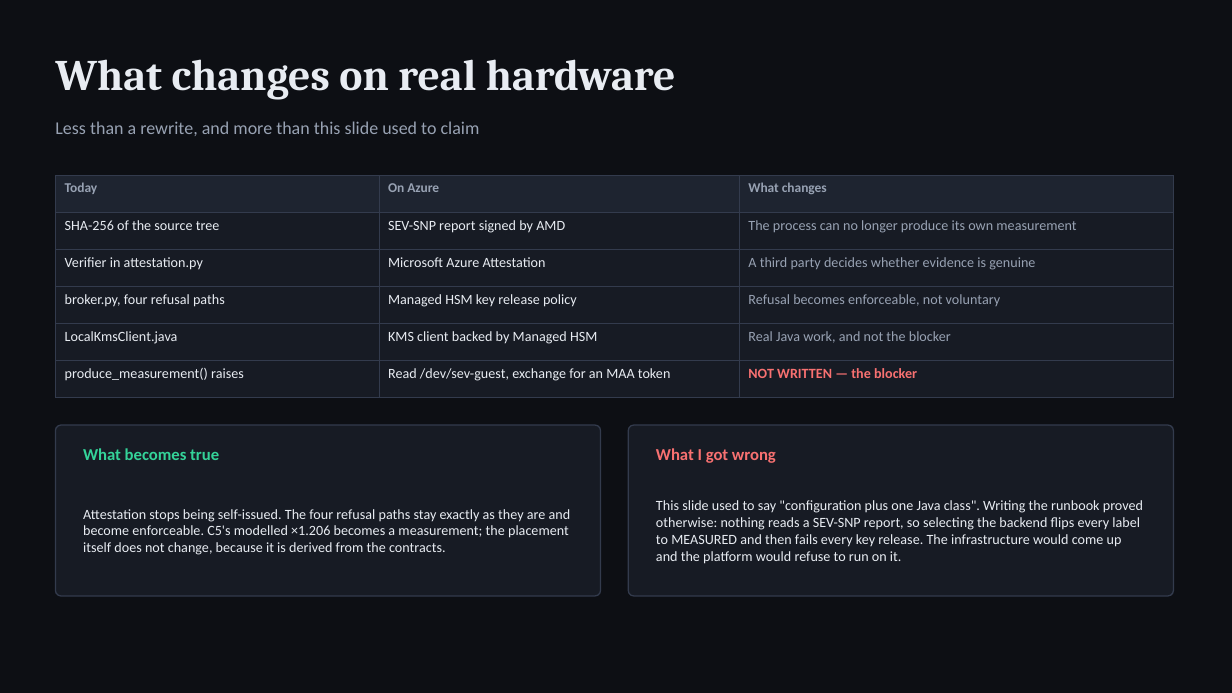
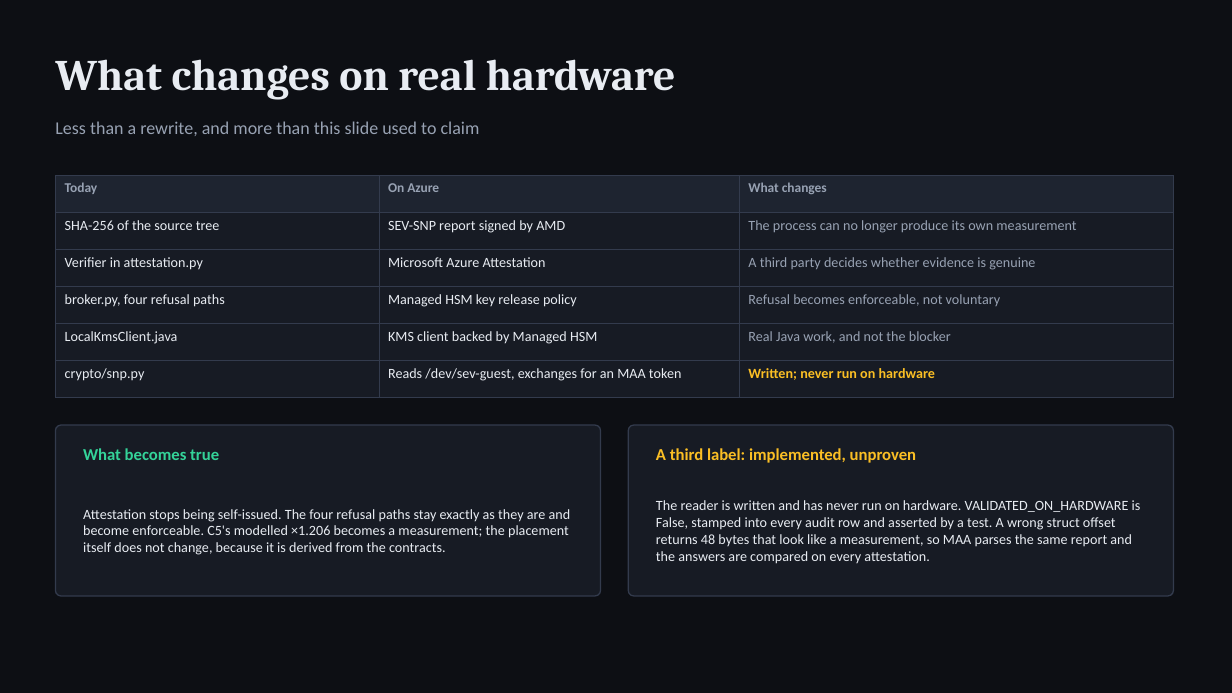
Before and after one commit to arpittomar246/confidentia, a slide deck: slide 15 of docs/report/confidentia-viva.pptx. Drawn at 1232x693 pixels with LibreOffice and Linux fonts; fonts in the diff are those of the drawing. Boxes give left, top, right and bottom in pixels: in the first picture for what was removed or moved away, otherwise in the second. Text is boxed around its words. In the diff, an @@ line names an element or a change of style, - is before the commit and + after.

```diff
--- a/docs/report/confidentia-viva.pptx
+++ b/docs/report/confidentia-viva.pptx
@@ table at [55,176,1174,385] @@
-row 6: produce_measurement() raises | Read /dev/sev-guest, exchange for an MAA token | NOT WRITTEN — the blocker
+row 6: crypto/snp.py | Reads /dev/sev-guest, exchanges for an MAA token | Written; never run on hardware
@@ text at [656,448,916,463]: text changed; text colour #F87171 to #FBBF24 @@
-What I got wrong
+A third label: implemented, unproven
@@ text at [656,500,1141,564]: text changed @@
-This slide used to say "configuration plus one Java class". Writing the runbook proved otherwise: nothing reads a SEV-SNP report, so selecting the backend flips every label to MEASURED and then fails every key release. The infrastructure would come up and the platform would refuse to run on it.
+The reader is written and has never run on hardware. VALIDATED_ON_HARDWARE is False, stamped into every audit row and asserted by a test. A wrong struct offset returns 48 bytes that look like a measurement, so MAA parses the same report and the answers are compared on every attestation.
```
Also in this commit, not shown: 2 other slides changed, 14 other files.
